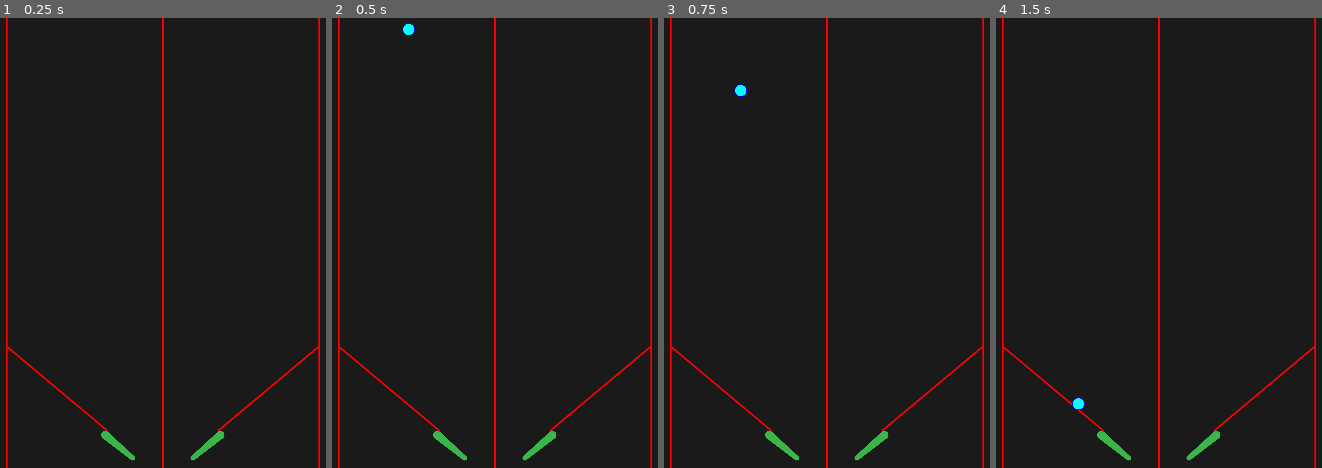
Above: before the commit, frames 1-4 (left to right).
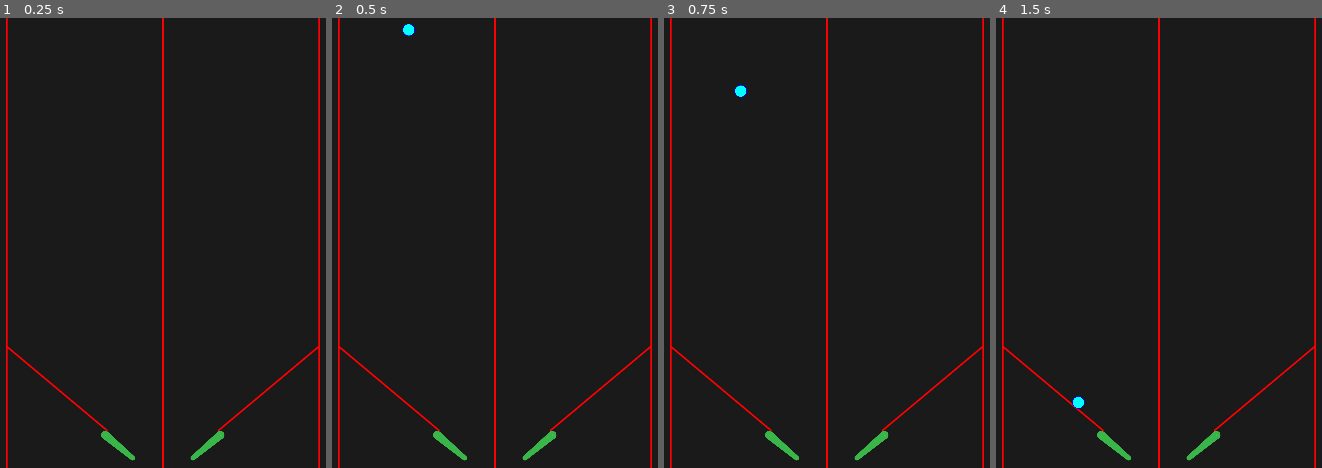
Above: after the commit, the same moments.

Repository: cxhuy/ptd
Game: Godot game, scene res://scenes/game.tscn
Two runs of this game, one before a commit and one after it. Both use one fixed random seed, a clock stepped at 60 frames per second and the inputs below.
Inputs:
- Up to frame 1 (0.25 s): no input
- Up to frame 2 (0.5 s): no input
- Up to frame 3 (0.75 s): no input
- Up to frame 4 (1.5 s): no input

Frame 1 is identical in both runs. In frame 2, less than 0.1% of the frame differs, in the area x 21-26%, y 1-4%; in frame 3, less than 0.1%; in frame 4, less than 0.1%, in the area x 23-28%, y 84-88%.

Commit message:
feat: change physics ticks to 240

Diff:
--- a/project.godot
+++ b/project.godot
@@ -19,6 +19,7 @@
 
 window/size/viewport_width=1920
 window/size/viewport_height=1080
+window/size/mode=2
 window/stretch/mode="canvas_items"
 
 [input]
@@ -34,6 +35,10 @@
 ]
 }
 
+[physics]
+
+common/physics_ticks_per_second=240
+
 [rendering]
 
 renderer/rendering_method="mobile"
